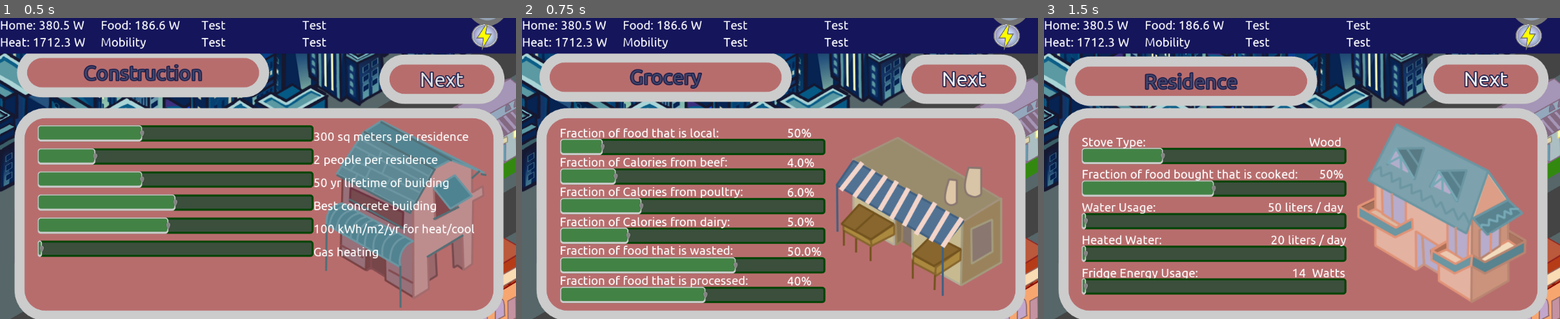
Above: before the commit, frames 1-3 (left to right).
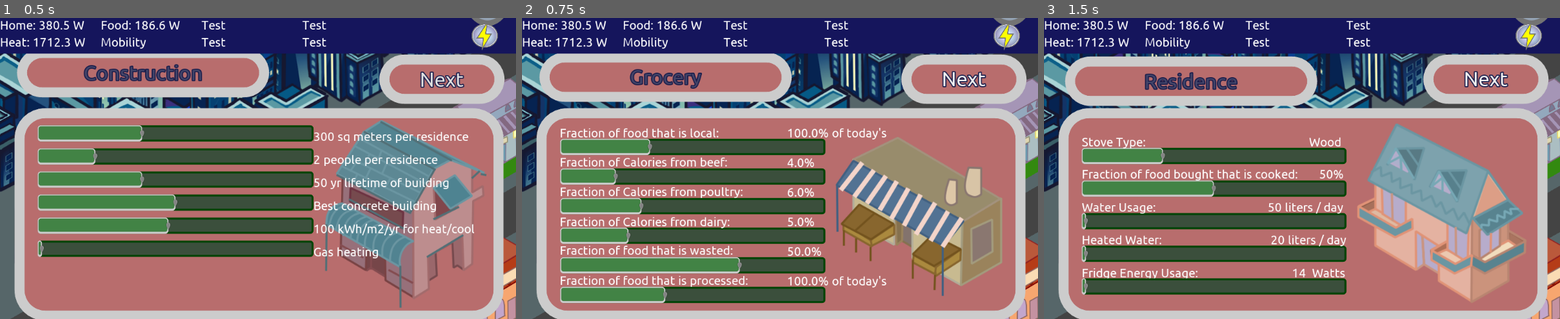
Above: after the commit, the same moments.

Repository: Hyperspace146/FutureClimate
Game: Godot game, scene res://scenes/EnergyDemandGame/OutdoorView.tscn
Two runs of this game, one before a commit and one after it. Both use one fixed random seed, a clock stepped at 60 frames per second and the inputs below. This scene is started directly instead of the project's main scene.
Inputs:
- Up to frame 1 (0.5 s): no input
- Up to frame 2 (0.75 s): click "Next" at 0.5 s
- Up to frame 3 (1.5 s): click "Next" at 1.25 s

Frame 1 is identical in both runs. In frame 2, 1.5% of the frame differs, in the area x 15-71%, y 36-95%; in frame 3, nothing differs.

Commit message:
Added the rest of the grocery calculations

Diff:
--- a/scenes/EnergyDemandGame/OutdoorView.tscn
+++ b/scenes/EnergyDemandGame/OutdoorView.tscn
@@ -982,8 +982,10 @@
 [connection signal="value_changed" from="CanvasLayer/ConstructionPopUp/ConstructionSliders/BatterySize" to="." method="_on_Battery_value_changed"]
 [connection signal="value_changed" from="CanvasLayer/ConstructionPopUp/ConstructionSliders/SolarPanelSize" to="." method="_on_Battery_value_changed"]
 [connection signal="pressed" from="CanvasLayer/ConstructionPopUp/ToGrocery" to="." method="_on_ToGrocery_pressed"]
+[connection signal="value_changed" from="CanvasLayer/GroceryPopUp/GrocerySliders/FractLocal" to="." method="_on_FractLocal_value_changed"]
 [connection signal="value_changed" from="CanvasLayer/GroceryPopUp/GrocerySliders/CalorieFractBeef" to="." method="_on_CalorieFractBeef_value_changed"]
 [connection signal="value_changed" from="CanvasLayer/GroceryPopUp/GrocerySliders/CalorieFractPoultry" to="." method="_on_CalorieFractPoultry_value_changed"]
 [connection signal="value_changed" from="CanvasLayer/GroceryPopUp/GrocerySliders/CalorieFractDairy" to="." method="_on_CalorieFractDairy_value_changed"]
 [connection signal="value_changed" from="CanvasLayer/GroceryPopUp/GrocerySliders/FractWaste" to="." method="_on_FractWaste_value_changed"]
+[connection signal="value_changed" from="CanvasLayer/GroceryPopUp/GrocerySliders/FractProcessed" to="." method="_on_FractProcessed_value_changed"]
 [connection signal="pressed" from="CanvasLayer/GroceryPopUp/ToResidence" to="." method="_on_ToResidence_pressed"]
--- a/scripts/EnergyDemandGame/OutdoorView.gd
+++ b/scripts/EnergyDemandGame/OutdoorView.gd
@@ -19,13 +19,13 @@
 
 # GROCERY
 #onready var CalorieFractVege = get_node("CanvasLayer/GroceryPopUp/GrocerySliders/CalorieFractVege")
-onready var localFood = get_node("CanvasLayer/GroceryPopUp/GrocerySliders/FractLocal")
+onready var localFoodRatio = get_node("CanvasLayer/GroceryPopUp/GrocerySliders/FractLocal")
 onready var CalorieFractBeef = get_node("CanvasLayer/GroceryPopUp/GrocerySliders/CalorieFractBeef")
 onready var CalorieFractPoultry = get_node("CanvasLayer/GroceryPopUp/GrocerySliders/CalorieFractPoultry")
 onready var CalorieFractDairy =  get_node("CanvasLayer/GroceryPopUp/GrocerySliders/CalorieFractDairy")
 onready var FractWaste = get_node("CanvasLayer/GroceryPopUp/GrocerySliders/FractWaste")
 #onready var PTD = get_node("CanvasLayer/GroceryPopUp/GrocerySliders/FractProcessed") # Sum of Processing, Transporting and Distribution
-onready var processedFood = get_node("CanvasLayer/GroceryPopUp/GrocerySliders/FractProcessed")
+onready var processedFoodRatio = get_node("CanvasLayer/GroceryPopUp/GrocerySliders/FractProcessed")
 
 #Calculated quantities
 var heating = 0
@@ -82,9 +82,9 @@
 	hotWater.max_value = 200 # liters / day
 
 	#GROCERY
-	localFood.min_value = 0
-	localFood.max_value = 100
-	localFood.value = 15
+	localFoodRatio.min_value = 50.0
+	localFoodRatio.max_value = 200.0
+	localFoodRatio.value = 100.0
 	CalorieFractBeef.min_value = 0 # %
 	CalorieFractBeef.max_value = 20 # %
 	CalorieFractBeef.value = 4
@@ -92,21 +92,19 @@
 	CalorieFractPoultry.max_value = 20 # %
 	CalorieFractPoultry.value = 6
 	CalorieFractDairy.min_value = 0 # %
-	CalorieFractDairy.max_value = 20 # %
-	CalorieFractDairy.value = 5
-	FractWaste.min_value = 10 # %
-	FractWaste.max_value = 70 # %
+	CalorieFractDairy.max_value = 20.0 # %
+	CalorieFractDairy.value = 5.0
+	FractWaste.min_value = 7.0 # %
+	FractWaste.max_value = 70.0 # %
 	FractWaste.value = 50.0
-
-
+	processedFoodRatio.min_value = 35.0
+	processedFoodRatio.max_value = 200.0
+	processedFoodRatio.value = 100.0
 
 func set_energyForFoodChoice():
-	#Food waste
-	#var	CalorieFractVege = 100.0 - CalorieFractBeef.value - CalorieFractDairy.value - CalorieFractPoultry.value
-	#(1 + fwaste) * (100 W * 0.2 Cal/Cal veg * (1 + 23*fbeef + 10*fpoultry + 5*fdairy)
-	#energyForFoodChoice = (1 + FractWaste.value/100.0) * ((100.0 * ((CalorieFractVege * 0.2) + (CalorieFractBeef.value * 4.8) + (CalorieFractPoultry.value * 2.2) + (CalorieFractDairy.value * 1.2))) + (0.23 Cal/Cal all food* PTD.value))
-	var PTDFract = 300.0
-	energyForFoodChoice = (1 + FractWaste.value/100.0) * (100.0 * 0.2 * (1.0 + 23.0*CalorieFractBeef.value/100.0 + 10.0*CalorieFractPoultry.value/100.0 + 5.0*CalorieFractDairy.value/100.0) + 100.0 * 0.23 * (PTDFract)/100.0)
+	var PTDFract = 150.0 + 20.0*100.0/get_node("CanvasLayer/GroceryPopUp/GrocerySliders/FractLocal").value + 130.0/100.0*get_node("CanvasLayer/GroceryPopUp/GrocerySliders/FractProcessed").value
+	print(PTDFract)
+	energyForFoodChoice = (1.0 + FractWaste.value/100.0) * (100.0 * 0.2 * (1.0 + 23.0*CalorieFractBeef.value/100.0 + 10.0*CalorieFractPoultry.value/100.0 + 5.0*CalorieFractDairy.value/100.0) + 100.0 * 0.23 * (PTDFract)/100.0)
 	get_node("CanvasLayer/UICity/Label3").text = "Food: " + str("%3.1f" % energyForFoodChoice) + " W"
 
 func _on_CalorieFractBeef_value_changed(value):
@@ -125,8 +123,16 @@
 	set_energyForFoodChoice()
 	get_node("CanvasLayer/GroceryPopUp/GrocerySliders/FractWaste/Label2").text = str("%3.1f" % FractWaste.value) + "%"
 
-func _on_PTD_value_changed(value):
-	set_energyForFoodChoice()
+
+
+func _on_FractLocal_value_changed(value):
+	set_energyForFoodChoice()
+	get_node("CanvasLayer/GroceryPopUp/GrocerySliders/FractLocal/Label2").text = str("%3.1f" % localFoodRatio.value) + "% of today's"
+
+
+func _on_FractProcessed_value_changed(value):
+	set_energyForFoodChoice()
+	get_node("CanvasLayer/GroceryPopUp/GrocerySliders/FractProcessed/Label2").text = str("%3.1f" % processedFoodRatio.value) + "% of today's"
 
 # Called every frame. 'delta' is the elapsed time since the previous frame.
 #func _process(delta):
